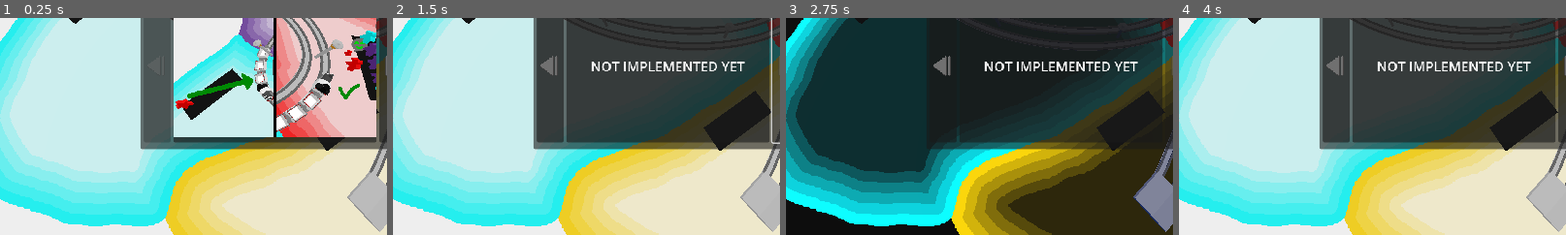
Above: before the commit, frames 1-4 (left to right).
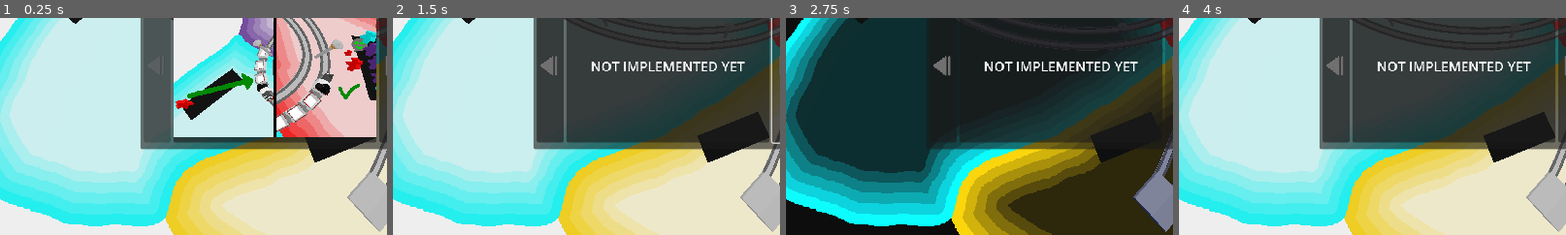
Above: after the commit, the same moments.

Repository: squirrelsoftcompany/LD54
Game: Godot game, scene res://_scenes/levels/level_2.tscn
Same seed, same stepped clock (60 frames per second), same inputs: the game is played once before the commit and once after it. This scene is started directly instead of the project's main scene.
Inputs (mouse positions are % of the whole screen's width and height, from its top left):
- Up to frame 1 (0.25 s): no input
- Up to frame 2 (1.5 s): click (65, 54) at 0.5 s; click (65, 54) at 1.25 s
- Up to frame 3 (2.75 s): click (4, 5) at 2 s
- Up to frame 4 (4 s): click (35, 54) at 2.75 s; click (4, 5) at 3.5 s
The pictures show only the part of the screen within x 15-64%, y 43-93%; the shares and areas given below are measured in that part.

The runs differ from the first frame. In frame 1, 0.9% of the frame differs, in the area x 78-98%, y 41-67%; in frame 2, 2.4%; in frame 3, 0.8%; in frame 4, 2.4%, in the area x 78-98%, y 33-67%.

Commit message:
better position for TGV and spawners

Diff:
--- a/_scenes/levels/level_1.tscn
+++ b/_scenes/levels/level_1.tscn
@@ -14,6 +14,7 @@
 point_count = 5
 
 [node name="Level1" instance=ExtResource("1_7cunj")]
+goal = 10
 
 [node name="MainCamera" parent="." index="1"]
 transform = Transform3D(1, 0, 0, 0, 0.410367, 0.911921, 0, -0.911921, 0.410367, -108.53, 92.5464, 43.6559)
@@ -22,10 +23,10 @@
 distance = 101.485
 
 [node name="railway" parent="." index="4" instance=ExtResource("2_34j1b")]
-curve = SubResource("Curve3D_kf4dk")
+curve = SubResource("Curve3D_8q03v")
 
 [node name="Train" parent="railway" index="4" instance=ExtResource("3_sdial")]
-transform = Transform3D(0.500312, 0, -0.865845, 0, 1, 0, 0.865845, 0, 0.500312, -153.982, 0, -50.3629)
+transform = Transform3D(0.500313, 0, -0.865844, 0, 1, 0, 0.865844, 0, 0.500313, -153.982, 0, -50.3629)
 backward = true
 pause_at_end = 0.0
 
--- a/_scenes/levels/level_2.tscn
+++ b/_scenes/levels/level_2.tscn
@@ -60,5 +60,5 @@
 country_id = 7
 
 [node name="SpawnerGold" parent="." index="9" instance=ExtResource("3_1kdl6")]
-transform = Transform3D(0.829398, 0, 0.558657, 0, 1, 0, -0.558657, 0, 0.829398, -91.4426, 0, 79.5793)
+transform = Transform3D(0.936635, 0, 0.350305, 0, 1, 0, -0.350305, 0, 0.936635, -94.6549, 3.8147e-06, 83.9386)
 country_id = 3
--- a/_scenes/levels/level_3.tscn
+++ b/_scenes/levels/level_3.tscn
@@ -30,16 +30,16 @@
 distance = 138.02
 
 [node name="railway" parent="." index="4" instance=ExtResource("2_w0ck7")]
-curve = SubResource("Curve3D_mrwdf")
+curve = SubResource("Curve3D_o4syu")
 
 [node name="Train" parent="railway" index="4" instance=ExtResource("3_glt3k")]
-transform = Transform3D(0.500312, 0, -0.865845, 0, 1, 0, 0.865845, 0, 0.500312, -153.982, 0, -50.3629)
+transform = Transform3D(0.500313, 0, -0.865844, 0, 1, 0, 0.865844, 0, 0.500313, -153.982, 0, -50.3629)
 wagon_count = 4
 backward = true
 pause_at_end = 0.0
 
 [node name="railway3" parent="." index="5" instance=ExtResource("2_w0ck7")]
-curve = SubResource("Curve3D_6g7nv")
+curve = SubResource("Curve3D_vo1v0")
 
 [node name="Train" parent="railway3" index="4" instance=ExtResource("3_glt3k")]
 transform = Transform3D(0.118882, 0, -0.992908, 0, 1, 0, 0.992908, 0, 0.118882, -150.859, 0, -89.7584)
--- a/_scenes/levels/level_4.tscn
+++ b/_scenes/levels/level_4.tscn
@@ -38,24 +38,24 @@
 distance = 153.51
 
 [node name="railway" parent="." index="4" instance=ExtResource("2_3y3yh")]
-curve = SubResource("Curve3D_dsqh2")
+curve = SubResource("Curve3D_nvism")
 
 [node name="Train" parent="railway" index="4" instance=ExtResource("3_thhca")]
-transform = Transform3D(0.500312, 0, -0.865845, 0, 1, 0, 0.865845, 0, 0.500312, -153.982, 0, -50.3629)
+transform = Transform3D(0.500313, 0, -0.865844, 0, 1, 0, 0.865844, 0, 0.500313, -153.982, 0, -50.3629)
 wagon_count = 4
 
 [node name="railway3" parent="." index="5" instance=ExtResource("2_3y3yh")]
-curve = SubResource("Curve3D_nodmp")
+curve = SubResource("Curve3D_fkj7r")
 
 [node name="Train" parent="railway3" index="4" instance=ExtResource("3_thhca")]
 transform = Transform3D(0.118882, 0, -0.992908, 0, 1, 0, 0.992908, 0, 0.118882, -150.859, 0, -89.7584)
 ping_pong = true
 
 [node name="railway2" parent="." index="6" instance=ExtResource("2_3y3yh")]
-curve = SubResource("Curve3D_ncudd")
+curve = SubResource("Curve3D_j32gq")
 
 [node name="Train" parent="railway2" index="4" instance=ExtResource("3_thhca")]
-transform = Transform3D(-0.997242, 0, 0.0742247, 0, 1, 0, -0.0742247, 0, -0.997242, -15.099, 0, -9.54066)
+transform = Transform3D(-0.997242, 0, 0.0742248, 0, 1, 0, -0.0742248, 0, -0.997242, -15.099, 0, -9.54066)
 ping_pong = true
 
 [node name="SpawnerCyan" parent="." index="7" instance=ExtResource("4_u4keg")]
--- a/_scenes/levels/level_5.tscn
+++ b/_scenes/levels/level_5.tscn
@@ -5,15 +5,15 @@
 [ext_resource type="PackedScene" uid="uid://bo70n755f56k8" path="res://_scenes/nodes/train_followpath.tscn" id="3_mi5ij"]
 [ext_resource type="PackedScene" uid="uid://dxou0nnb8bbd0" path="res://_scenes/nodes/spawner.tscn" id="4_43r4d"]
 
-[sub_resource type="Curve3D" id="Curve3D_fu6js"]
+[sub_resource type="Curve3D" id="Curve3D_sa4fb"]
 resource_local_to_scene = true
 _data = {
-"points": PackedVector3Array(-13.6017, 0, -4.83633, 13.6017, 0, 4.83633, -124.925, 0, -52.0978, -28.8633, 0, -21.2554, 28.8633, 0, 21.2554, -23.5839, 0, 6.51486, -26.7075, 0, -10.6914, 26.7075, 0, 10.6914, 100.158, 0, 50.5158, -5.11816, 0, -24.6222, 5.11816, 0, 24.6222, 164.95, 0, 107.165),
+"points": PackedVector3Array(-13.6017, 0, -4.83633, 13.6017, 0, 4.83633, -124.925, 0, -52.0978, -28.8633, 0, -21.2554, 28.8633, 0, 21.2554, -24.6529, 0, 7.50868, -13.9988, 0, -28.2389, 13.9988, 0, 28.2389, 100.271, 0, 57.778, -60.0678, 0, 8.46396, 60.0678, 0, -8.46396, 187.785, 0, 91.4883),
 "tilts": PackedFloat32Array(0, 0, 0, 0)
 }
 point_count = 4
 
-[sub_resource type="Curve3D" id="Curve3D_rt3l6"]
+[sub_resource type="Curve3D" id="Curve3D_tbigw"]
 resource_local_to_scene = true
 _data = {
 "points": PackedVector3Array(45.5243, 0, 44.4626, -45.5243, 0, -44.4626, 222.463, 0, 20.7418, 19.2315, 0, 8.99181, -19. …(630 unchanged characters)…
@@ -30,7 +30,7 @@
 distance = 200.0
 
 [node name="railway" parent="." index="4" instance=ExtResource("2_2ttb3")]
-curve = SubResource("Curve3D_fu6js")
+curve = SubResource("Curve3D_sa4fb")
 
 [node name="Train" parent="railway" index="4" instance=ExtResource("3_mi5ij")]
 transform = Transform3D(-0.33502, 0, -0.94221, 0, 1, 0, 0.94221, 0, -0.33502, -124.925, 0, -52.0978)
@@ -54,7 +54,7 @@
 pause_at_end = 0.0
 
 [node name="CYAN" parent="." index="6" instance=ExtResource("4_43r4d")]
-transform = Transform3D(0.181086, 0, -0.983467, 0, 1, 0, 0.983467, 0, 0.181086, -178.995, 0.396309, 18.1925)
+transform = Transform3D(0.0676144, 0, 0.997711, 0, 1, 0, -0.997711, 0, 0.0676144, -194.736, 0.396309, 26.3269)
 country_id = 1
 
 [node name="GOLD" parent="." index="7" instance=ExtResource("4_43r4d")]
@@ -70,7 +70,7 @@
 country_id = 7
 
 [node name="PINK" parent="." index="10" instance=ExtResource("4_43r4d")]
-transform = Transform3D(0.891505, 0, 0.453011, 0, 1, 0, -0.453011, 0, 0.891505, 188.695, 0, 73.8932)
+transform = Transform3D(0.650523, 0, -0.759487, 0, 1, 0, 0.759487, 0, 0.650523, 193.17, 0, 45.9177)
 country_id = 2
 
 [node name="GREEN" parent="." index="11" instance=ExtResource("4_43r4d")]
--- a/_scenes/levels/level_6.tscn
+++ b/_scenes/levels/level_6.tscn
@@ -5,15 +5,15 @@
 [ext_resource type="PackedScene" uid="uid://bo70n755f56k8" path="res://_scenes/nodes/train_followpath.tscn" id="3_rsw6o"]
 [ext_resource type="PackedScene" uid="uid://dxou0nnb8bbd0" path="res://_scenes/nodes/spawner.tscn" id="4_7og50"]
 
-[sub_resource type="Curve3D" id="Curve3D_st1bi"]
+[sub_resource type="Curve3D" id="Curve3D_vheei"]
 resource_local_to_scene = true
 _data = {
-"points": PackedVector3Array(-13.6017, 0, -4.83633, 13.6017, 0, 4.83633, -124.925, 0, -52.0978, -28.8633, 0, -21.2554, 28.8633, 0, 21.2554, -23.5839, 0, 6.51486, -26.7075, 0, -10.6914, 26.7075, 0, 10.6914, 100.158, 0, 50.5158, 0.961319, 0, -25.1394, -0.961319, 0, 25.1394, 151.647, 0, 112.14),
+"points": PackedVector3Array(-13.6017, 0, -4.83633, 13.6017, 0, 4.83633, -124.925, 0, -52.0978, -28.8633, 0, -21.2554, 28.8633, 0, 21.2554, -24.6529, 0, 7.50868, -13.9988, 0, -28.2389, 13.9988, 0, 28.2389, 100.271, 0, 57.778, -60.0678, 0, 8.46396, 60.0678, 0, -8.46396, 187.785, 0, 91.4883),
 "tilts": PackedFloat32Array(0, 0, 0, 0)
 }
 point_count = 4
 
-[sub_resource type="Curve3D" id="Curve3D_x1j05"]
+[sub_resource type="Curve3D" id="Curve3D_0h53p"]
 resource_local_to_scene = true
 _data = {
 "points": PackedVector3Array(28.7623, 0, 17.1925, -28.7623, 0, -17.1925, 66.7138, 0, 12.7408, -11.9563, 0, 25.7651, 11. …(236 unchanged characters)…
@@ -38,7 +38,7 @@
 distance = 200.0
 
 [node name="railway" parent="." index="3" instance=ExtResource("2_5ungt")]
-curve = SubResource("Curve3D_st1bi")
+curve = SubResource("Curve3D_vheei")
 
 [node name="Train" parent="railway" index="4" instance=ExtResource("3_rsw6o")]
 transform = Transform3D(-0.33502, 0, -0.94221, 0, 1, 0, 0.94221, 0, -0.33502, -124.925, 0, -52.0978)
@@ -62,11 +62,11 @@
 pause_at_end = 0.0
 
 [node name="CYAN" parent="." index="7" instance=ExtResource("4_7og50")]
-transform = Transform3D(0.181086, 0, -0.983467, 0, 1, 0, 0.983467, 0, 0.181086, -213.312, 2.28882e-05, 44.2933)
+transform = Transform3D(-0.656493, 0, -0.754332, 0, 1, 0, 0.754332, 0, -0.656493, -204.864, 2.28882e-05, 31.0801)
 country_id = 1
 
 [node name="GOLD" parent="." index="8" instance=ExtResource("4_7og50")]
-transform = Transform3D(0.732044, 0, 0.681258, 0, 1, 0, -0.681258, 0, 0.732044, -16.1734, 0, 114.928)
+transform = Transform3D(0.866584, 0, 0.499033, 0, 1, 0, -0.499033, 0, 0.866584, -75.3821, 0, 87.1263)
 country_id = 3
 
 [node name="PURPULE" parent="." index="9" instance=ExtResource("4_7og50")]
--- a/_scenes/levels/level_7.tscn
+++ b/_scenes/levels/level_7.tscn
@@ -5,15 +5,15 @@
 [ext_resource type="PackedScene" uid="uid://bo70n755f56k8" path="res://_scenes/nodes/train_followpath.tscn" id="3_0j511"]
 [ext_resource type="PackedScene" uid="uid://dxou0nnb8bbd0" path="res://_scenes/nodes/spawner.tscn" id="4_dilu1"]
 
-[sub_resource type="Curve3D" id="Curve3D_s4qmv"]
+[sub_resource type="Curve3D" id="Curve3D_33iis"]
 resource_local_to_scene = true
 _data = {
-"points": PackedVector3Array(-13.6017, 0, -4.83633, 13.6017, 0, 4.83633, -124.925, 0, -52.0978, -28.8633, 0, -21.2554, 28.8633, 0, 21.2554, -23.5839, 0, 6.51486, -26.7075, 0, -10.6914, 26.7075, 0, 10.6914, 100.158, 0, 50.5158, 0.961319, 0, -25.1394, -0.961319, 0, 25.1394, 151.647, 0, 112.14),
+"points": PackedVector3Array(-13.6017, 0, -4.83633, 13.6017, 0, 4.83633, -124.925, 0, -52.0978, -28.8633, 0, -21.2554, 28.8633, 0, 21.2554, -24.6529, 0, 7.50868, -13.9988, 0, -28.2389, 13.9988, 0, 28.2389, 100.271, 0, 57.778, -60.0678, 0, 8.46396, 60.0678, 0, -8.46396, 187.785, 0, 91.4883),
 "tilts": PackedFloat32Array(0, 0, 0, 0)
 }
 point_count = 4
 
-[sub_resource type="Curve3D" id="Curve3D_0tsjp"]
+[sub_resource type="Curve3D" id="Curve3D_dv7u5"]
 resource_local_to_scene = true
 _data = {
 "points": PackedVector3Array(-25.8781, 0, -3.23795, 25.8781, 0, 3.23795, -96.3044, 0, -82.2046, -19.7744, 0, -1.84535, 19.7744, 0, 1.84535, 1.37153, 0, -89.5242, -29.9229, 0, -23.6136, 29.9229, 0, 23.6136, 102.417, 0, -58.0172),
@@ -38,7 +38,7 @@
 distance = 200.0
 
 [node name="railway" parent="." index="3" instance=ExtResource("2_hg05m")]
-curve = SubResource("Curve3D_s4qmv")
+curve = SubResource("Curve3D_33iis")
 
 [node name="Train" parent="railway" index="4" instance=ExtResource("3_0j511")]
 transform = Transform3D(-0.33502, 0, -0.94221, 0, 1, 0, 0.94221, 0, -0.33502, -124.925, 0, -52.0978)
@@ -67,11 +67,11 @@
 pause_at_end = 0.0
 
 [node name="CYAN" parent="." index="6" instance=ExtResource("4_dilu1")]
-transform = Transform3D(0.611016, 0, -0.791618, 0, 1, 0, 0.791618, 0, 0.611016, -173.545, 0, 22.0884)
+transform = Transform3D(0.828481, 0, 0.560017, 0, 1, 0, -0.560017, 0, 0.828481, -198.942, 0, 23.2104)
 country_id = 1
 
 [node name="GOLD" parent="." index="7" instance=ExtResource("4_dilu1")]
-transform = Transform3D(0.818421, 0, -0.57462, 0, 1, 0, 0.57462, 0, 0.818421, -96.5123, 0, 91.8771)
+transform = Transform3D(0.807146, 0, 0.590352, 0, 1, 0, -0.590352, 0, 0.807146, -120.176, 0, 101.445)
 country_id = 3
 
 [node name="PURPULE" parent="." index="8" instance=ExtResource("4_dilu1")]
Not shown: 1 places in _scenes/levels/level_1.tscn that only renumber resources
Not shown: 4 places in _scenes/levels/level_2.tscn that only renumber resources
Not shown: 2 places in _scenes/levels/level_3.tscn that only renumber resources
Not shown: 3 places in _scenes/levels/level_4.tscn that only renumber resources
Not shown: 1 places in _scenes/levels/level_5.tscn that only renumber resources
Not shown: 2 places in _scenes/levels/level_6.tscn that only renumber resources
Not shown: 3 places in _scenes/levels/level_7.tscn that only renumber resources
